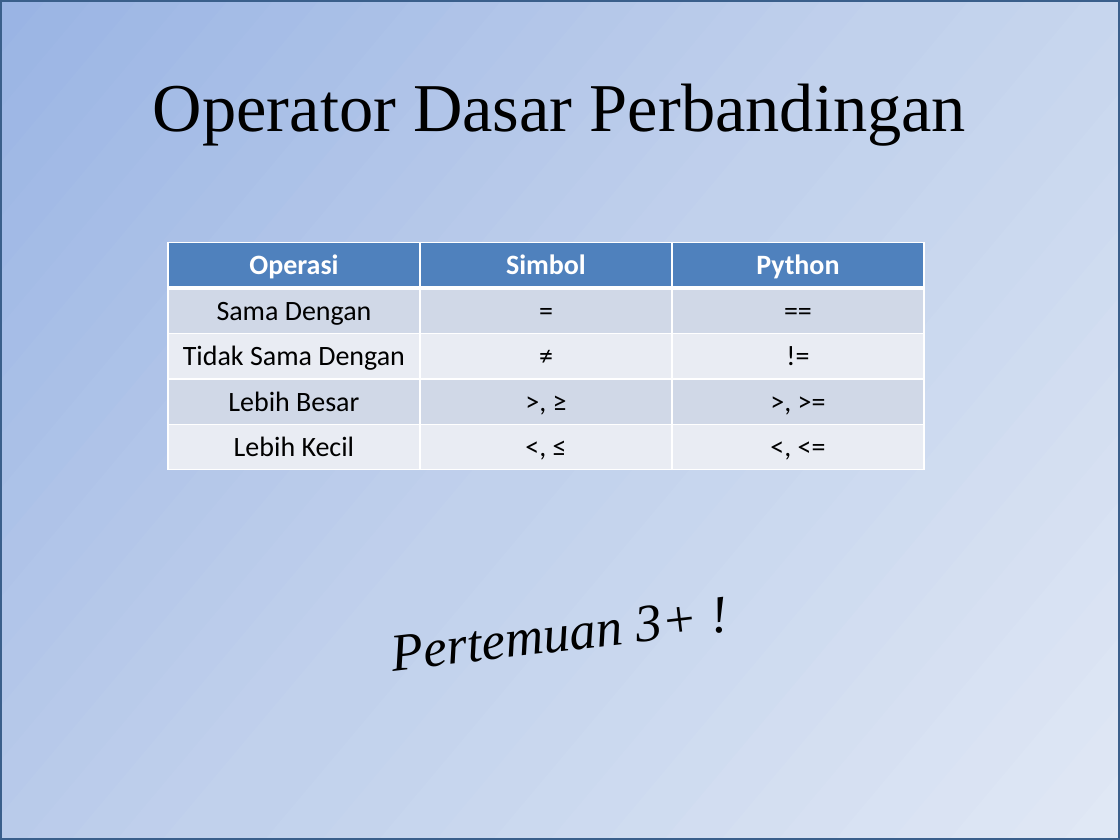
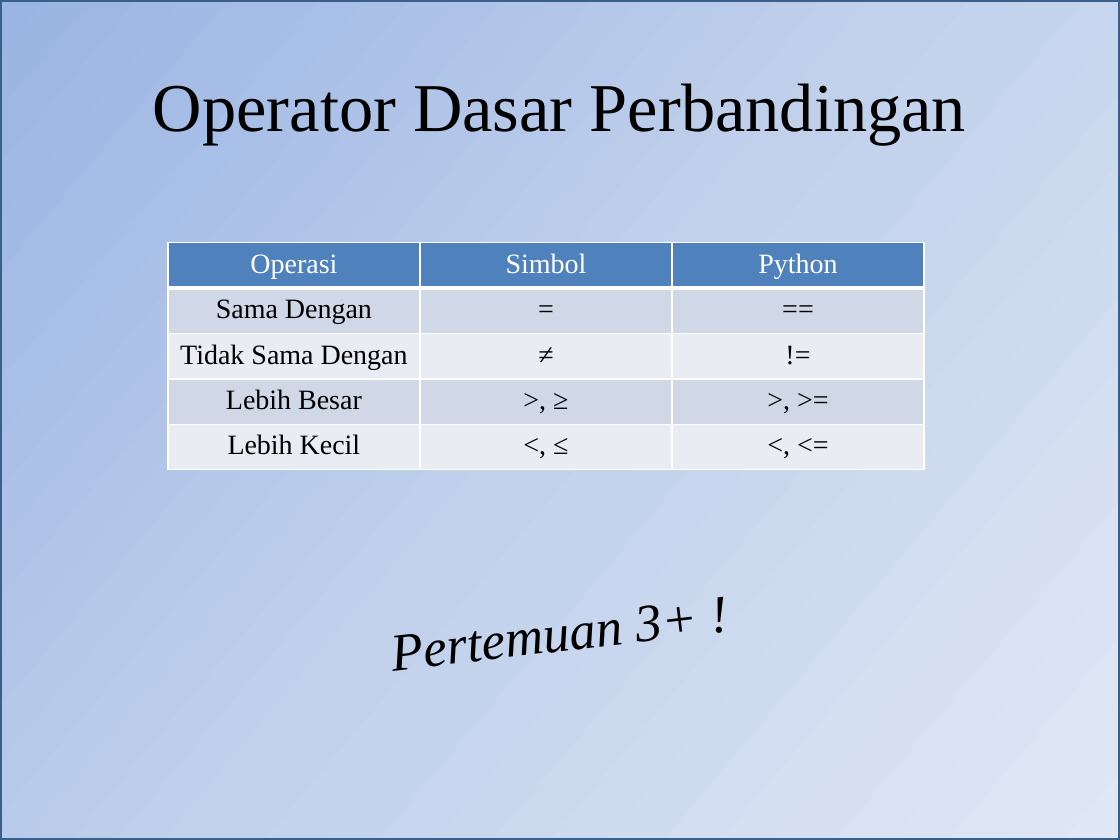
Before and after one commit to blodstone/Pengantar-Algoritma, a slide deck: slide 21 of Presentasi/Pertemuan 2 Pengenalan Algoritma.pptx. Drawn at 1120x840 pixels with LibreOffice and Linux fonts; fonts in the diff are those of the drawing. Boxes give left, top, right and bottom in pixels: in the first picture for what was removed or moved away, otherwise in the second. Text is boxed around its words. In the diff, an @@ line names an element or a change of style, - is before the commit and + after.

```diff
--- a/Presentasi/Pertemuan 2 Pengenalan Algoritma.pptx
+++ b/Presentasi/Pertemuan 2 Pengenalan Algoritma.pptx
@@ table at (168,243,924,470) @@
@@ font Calibri to Times New Roman @@
@@ bold off in "Operasi", "Simbol", "Python" @@
```
Also in this commit, not shown: 3 other slides changed, 36 other files.
